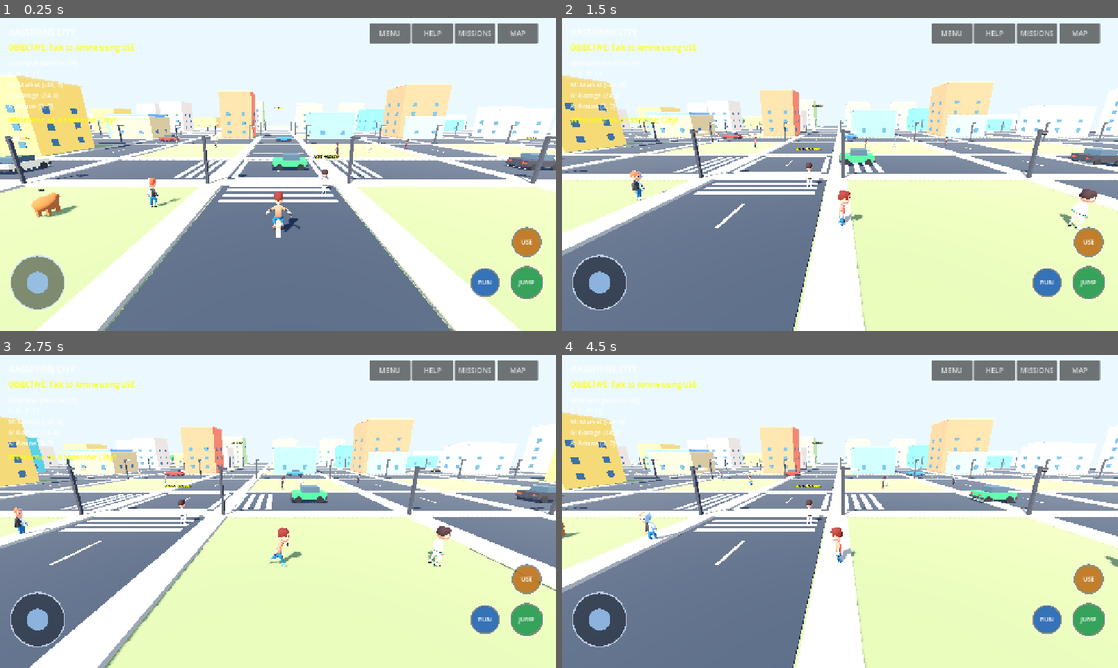
Above: before the commit, frames 1-4 (two rows, left to right).
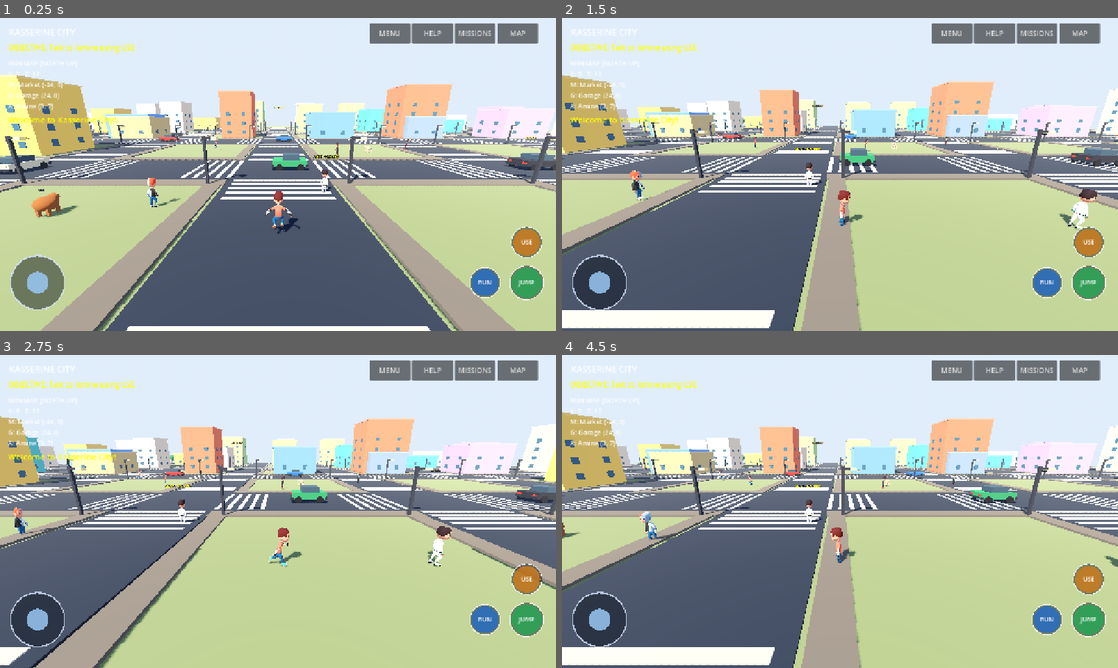
Above: after the commit, the same moments.

Repository: Gass-OS/Kasserine-City
Game: Godot game, scene res://main.tscn
Two runs of this game, one before a commit and one after it. Both use one fixed random seed, a clock stepped at 60 frames per second and the inputs below.
Inputs (mouse positions are in pixels of both pictures, inside the frame that each line leads up to):
- Up to frame 1 (0.25 s): no input
- Up to frame 2 (1.5 s): move the mouse to (962, 158) at 0.52 s; hold D 0.53-1.25 s; click (962, 158) at 0.67 s; tap Space at 0.77 s; drag from (728, 190) to (812, 237) at 1.27 s
- Up to frame 3 (2.75 s): move the mouse to (333, 442) at 2.02 s; hold D from 2.03 s (still down)
- Up to frame 4 (4.5 s): release D at 2.75 s; drag from (812, 574) to (673, 464) at 2.77 s; move the mouse to (1006, 558) at 3.52 s; hold A 3.53-4.25 s; tap Space at 3.77 s; drag from (673, 464) to (756, 433) at 4.27 s

The runs differ from the first frame. In frame 1, 67% of the frame differs, in the area x 0-100%, y 18-100%; in frame 2, 67%; in frame 3, 66%; in frame 4, 67%.

Commit message:
Refine stage 15 city lighting and road layout

Diff:
--- a/scripts/world.gd
+++ b/scripts/world.gd
@@ -24,8 +24,8 @@
     env.background_mode = Environment.BG_SKY
     var sky = Sky.new()
     var sky_material = ProceduralSkyMaterial.new()
-    sky_material.sky_top_color = Color(0.10, 0.43, 0.82)
-    sky_material.sky_horizon_color = Color(0.82, 0.89, 0.98)
+    sky_material.sky_top_color = Color(0.08, 0.30, 0.62)
+    sky_material.sky_horizon_color = Color(0.55, 0.72, 0.88)
     sky_material.ground_bottom_color = Color(0.42, 0.31, 0.22)
     sky_material.ground_horizon_color = Color(0.78, 0.72, 0.58)
     sky_material.sun_angle_max = 24.0
@@ -33,12 +33,12 @@
     env.sky = sky
     env.ambient_light_source = Environment.AMBIENT_SOURCE_COLOR
     env.ambient_light_color = Color(0.78, 0.84, 1.0)
-    env.ambient_light_energy = 1.05
+    env.ambient_light_energy = 0.65
     env.tonemap_mode = Environment.TONE_MAPPER_FILMIC
     env.adjustment_enabled = true
-    env.adjustment_brightness = 1.03
-    env.adjustment_contrast = 1.05
-    env.adjustment_saturation = 1.16
+    env.adjustment_brightness = 0.97
+    env.adjustment_contrast = 1.08
+    env.adjustment_saturation = 1.08
     env.fog_enabled = true
     env.fog_light_color = Color(0.78, 0.85, 0.94)
     env.fog_density = 0.0008
@@ -50,7 +50,7 @@
     var sun = DirectionalLight3D.new()
     sun.rotation_degrees = Vector3(-48, -32, 0)
     sun.light_color = Color(1.0, 0.90, 0.76)
-    sun.light_energy = 1.25
+    sun.light_energy = 0.90
     sun.shadow_enabled = true
     add_child(sun)
 
@@ -82,37 +82,47 @@
     _box(self, Vector3(220, 1, 220), Vector3(0, -0.55, 0), Color(0.42, 0.48, 0.31), true)
 
     var road = Color(0.14, 0.16, 0.19)
-    var line = Color(0.96, 0.83, 0.55)
-
     for i in range(-4, 5):
         var p = float(i) * 24.0
         _box(self, Vector3(8, 0.08, 210), Vector3(p, 0.02, 0), road)
         _box(self, Vector3(210, 0.08, 8), Vector3(0, 0.03, p), road)
-        for j in range(-9, 10):
-            _box(self, Vector3(0.16, 0.02, 2.5), Vector3(p, 0.075, j * 11.0), line)
-            _box(self, Vector3(2.5, 0.02, 0.16), Vector3(j * 11.0, 0.08, p), line)
-
-    # STAGE15_SIDEWALKS
-    var sidewalk_color = Color(0.58, 0.57, 0.51)
+
+    # STAGE15_SIDEWALKS_AND_CROSSINGS_FINAL
+    var sidewalk_color = Color(0.36, 0.34, 0.30)
+    var crossing_color = Color(0.72, 0.70, 0.62)
+
     for i in range(-4, 5):
         var p = float(i) * 24.0
+
         for side in [-1.0, 1.0]:
-            _box(self, Vector3(1.4, 0.16, 210),
-                Vector3(p + side * 4.8, 0.08, 0), sidewalk_color)
-            _box(self, Vector3(210, 0.16, 1.4),
-                Vector3(0, 0.08, p + side * 4.8), sidewalk_color)
-
-    # STAGE15_ZEBRA_CROSSINGS
-    var crossing_white = Color(0.92, 0.91, 0.82)
-    for side in [-1.0, 1.0]:
-        for stripe in range(6):
-            var offset = (float(stripe) - 2.5) * 0.95
-            _box(self, Vector3(7.0, 0.035, 0.48),
-                Vector3(0, 0.105, side * 6.0 + offset),
-                crossing_white)
-            _box(self, Vector3(0.48, 0.035, 7.0),
-                Vector3(side * 6.0 + offset, 0.105, 0),
-                crossing_white)
+            for block in range(-4, 4):
+                var q = float(block) * 24.0 + 12.0
+
+                _box(self, Vector3(1.2, 0.12, 16.0),
+                    Vector3(p + side * 4.8, 0.09, q),
+                    sidewalk_color)
+
+                _box(self, Vector3(16.0, 0.12, 1.2),
+                    Vector3(q, 0.09, p + side * 4.8),
+                    sidewalk_color)
+
+    # Zebra crossings at every internal intersection.
+    for x in range(-4, 5):
+        for z in range(-4, 5):
+            var ix = float(x) * 24.0
+            var iz = float(z) * 24.0
+
+            for side in [-1.0, 1.0]:
+                for stripe in range(5):
+                    var offset = (float(stripe) - 2.0) * 0.95
+
+                    _box(self, Vector3(7.0, 0.025, 0.38),
+                        Vector3(ix, 0.075, iz + side * 6.0 + offset),
+                        crossing_color)
+
+                    _box(self, Vector3(0.38, 0.025, 7.0),
+                        Vector3(ix + side * 6.0 + offset, 0.075, iz),
+                        crossing_color)
 
     var rng = RandomNumberGenerator.new()
     rng.seed = 302610
